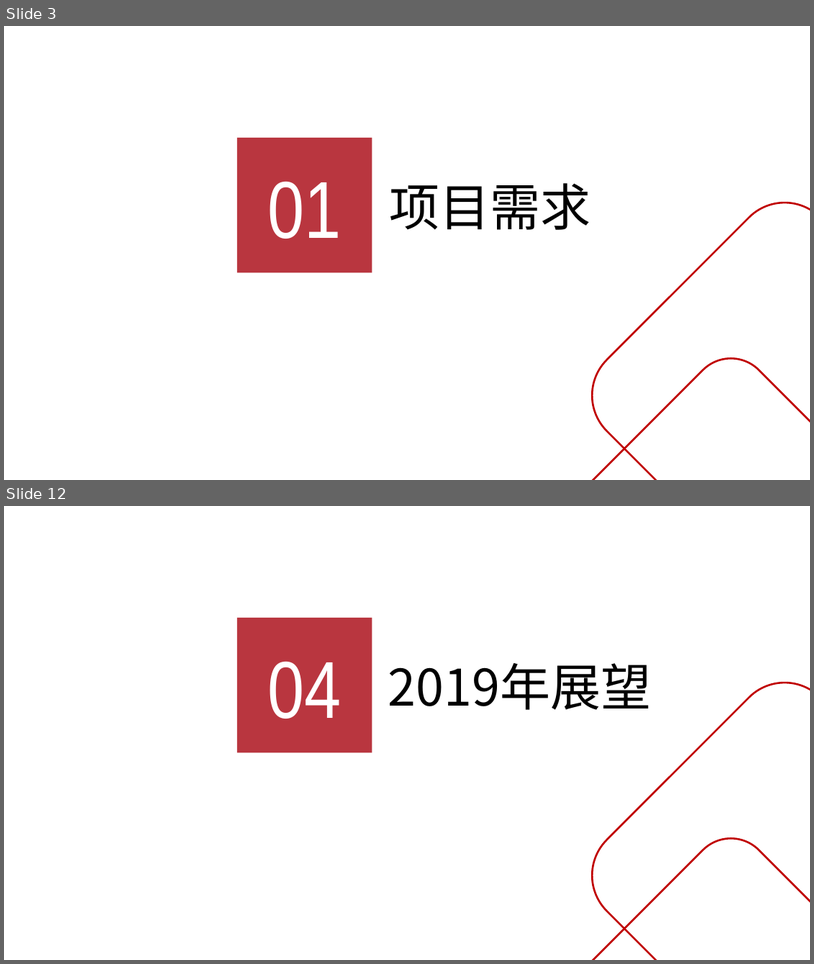
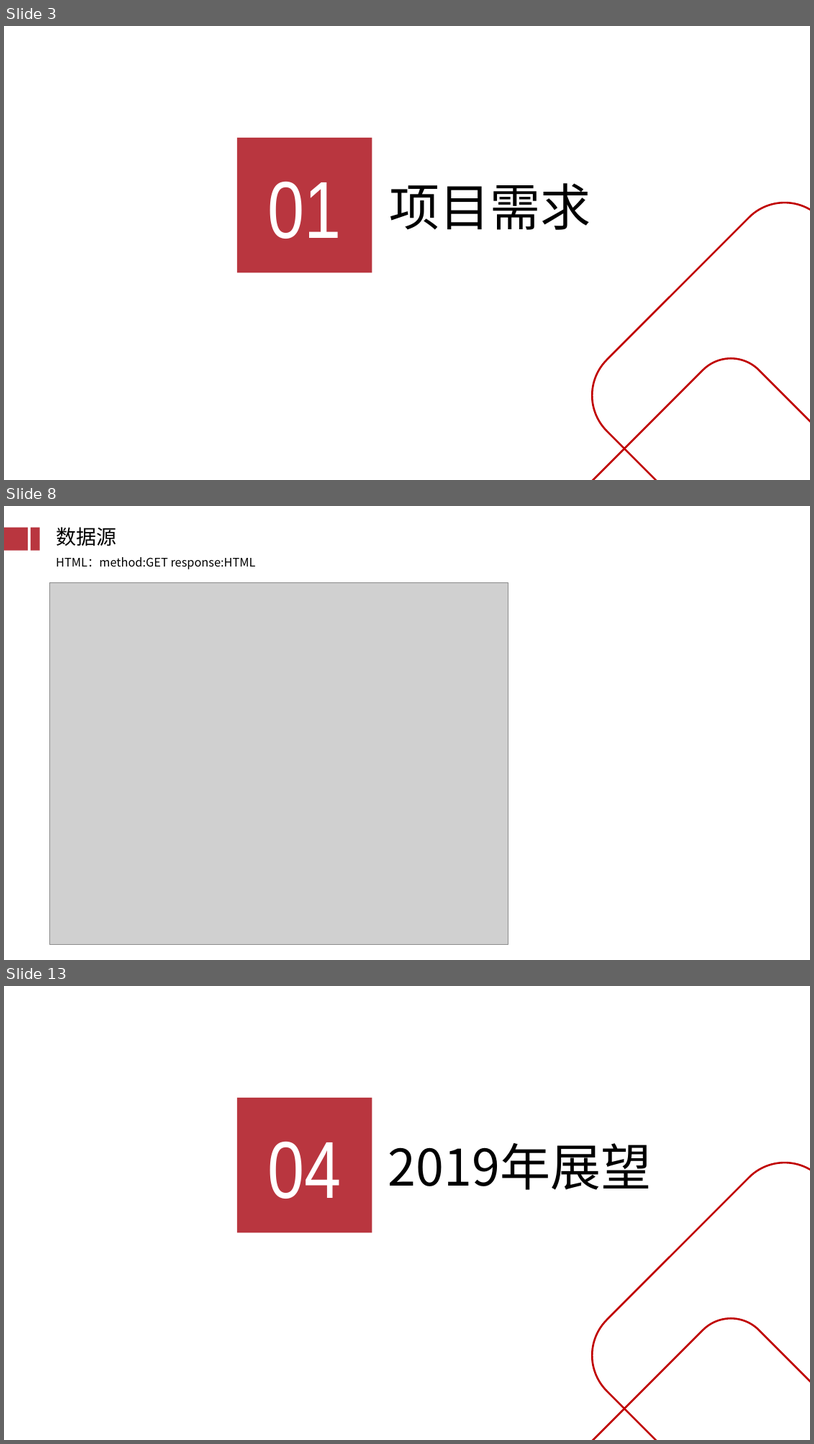
Before and after one commit to GuoXinjian/Python, a slide deck: KTS结案_V0.1.pptx. Shown one above the other, each under a label of ours: slides 3 and 12 before the commit, slides 3, 8 and 13 after it; the slides between them are not shown. The pictures are 814x964 and 814x1444 pixels, drawn with LibreOffice and Linux fonts; fonts in the diff are those of the drawing; grey boxes stand for pictures; background and template pictures are left out. Boxes give left, top, right and bottom in pixels: in the first picture for what was removed or moved away, otherwise in the second. Text is boxed around its words. In the diff, an @@ line names an element or a change of style, - is before the commit and + after.

```diff
--- a/KTS结案_V0.1.pptx
+++ b/KTS结案_V0.1.pptx
@@ slide 8 added at (4, 506, 810, 960), background #FFFFFF @@
@@ rectangle added at (4, 527, 28, 550), fill #B9363F @@
@@ rectangle added at (31, 527, 40, 550), fill #B9363F @@
@@ text added at (56, 527, 116, 546), 24 pt, text #000000 @@
+数据源
@@ text added at (56, 557, 256, 569), 14 pt, text #000000 @@
+HTML：method:GET response:HTML
@@ picture added at (50, 582, 509, 944) @@
@@ what was slide 12 is now slide 13 @@
```
Also in this commit, not shown: 3 slides changed, 6 other slides added, 7 slides removed.
